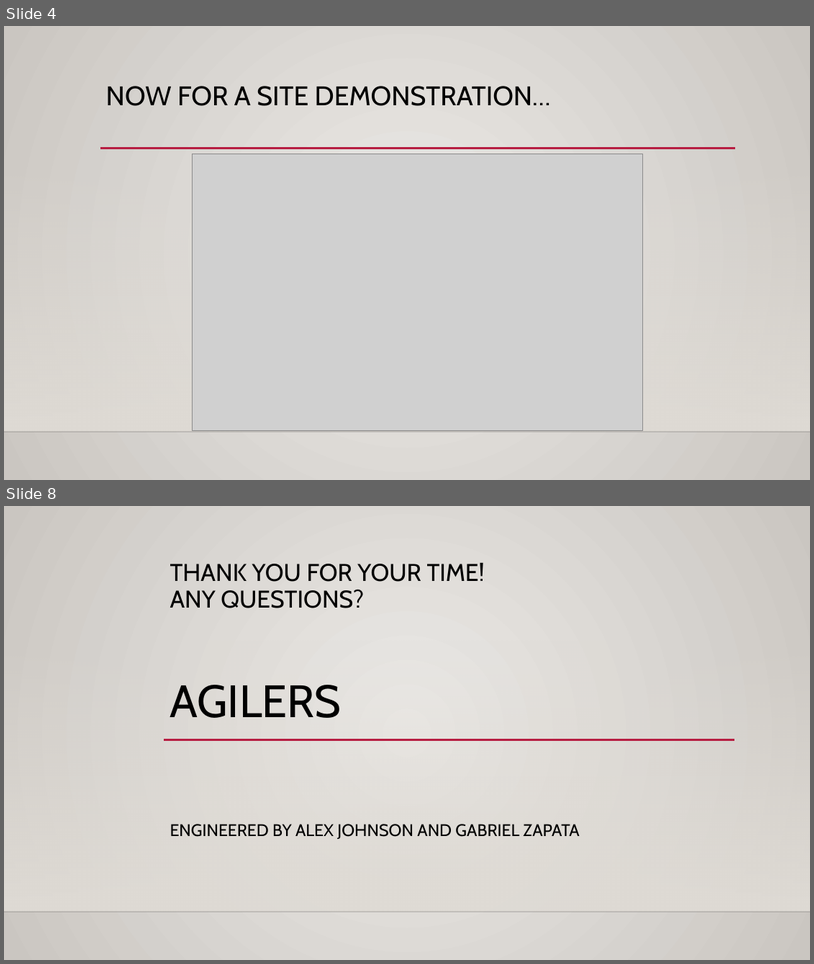
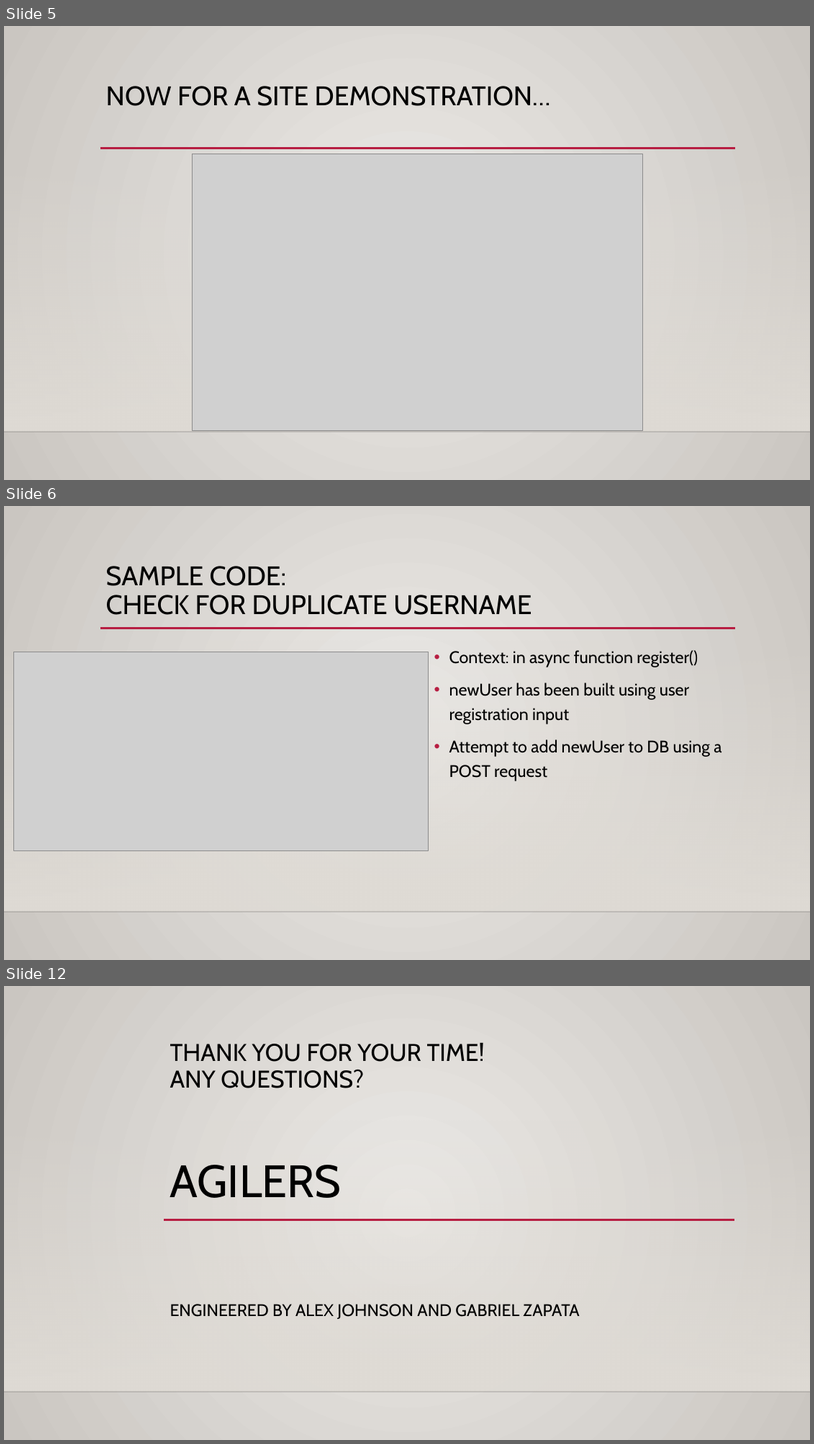
Before and after one commit to gabrielzapata19/Project1_Alex_Gabriel, a slide deck: project_one_alex_gabriel/src/main/resources/Project One Presentation.pptx. Shown one above the other, each under a label of ours: slides 4 and 8 before the commit, slides 5, 6 and 12 after it; the slides between them are not shown. The pictures are 814x964 and 814x1444 pixels, drawn with LibreOffice and Linux fonts; fonts in the diff are those of the drawing; grey boxes stand for pictures; background and template pictures are left out. Boxes give left, top, right and bottom in pixels: in the first picture for what was removed or moved away, otherwise in the second. Text is boxed around its words. In the diff, an @@ line names an element or a change of style, - is before the commit and + after.

```diff
--- a/project_one_alex_gabriel/src/main/resources/Project One Presentation.pptx
+++ b/project_one_alex_gabriel/src/main/resources/Project One Presentation.pptx
@@ slide 6 added at (x1=4, y1=506, x2=810, y2=960), background gradient #ECEAE7 to #CAC7C1; not listed: 3 template elements that a slide beside it also shows @@
@@ title added at (x1=106, y1=566, x2=532, y2=615), 32 pt, text #000000 @@
+SAMPLE CODE:
+CHECK FOR DUPLICATE USERNAME
@@ picture added at (x1=13, y1=651, x2=428, y2=850) @@
@@ text added at (x1=450, y1=650, x2=722, y2=781), 20 pt, text #000000 @@
+• Context: in async function register()
+• newUser has been built using user registration input
+• Attempt to add newUser to DB using a POST request
@@ what was slide 4 is now slide 5 @@
@@ what was slide 8 is now slide 12 @@
```
Also in this commit, not shown: 4 other slides added, 1 slide removed, 2 other files.
